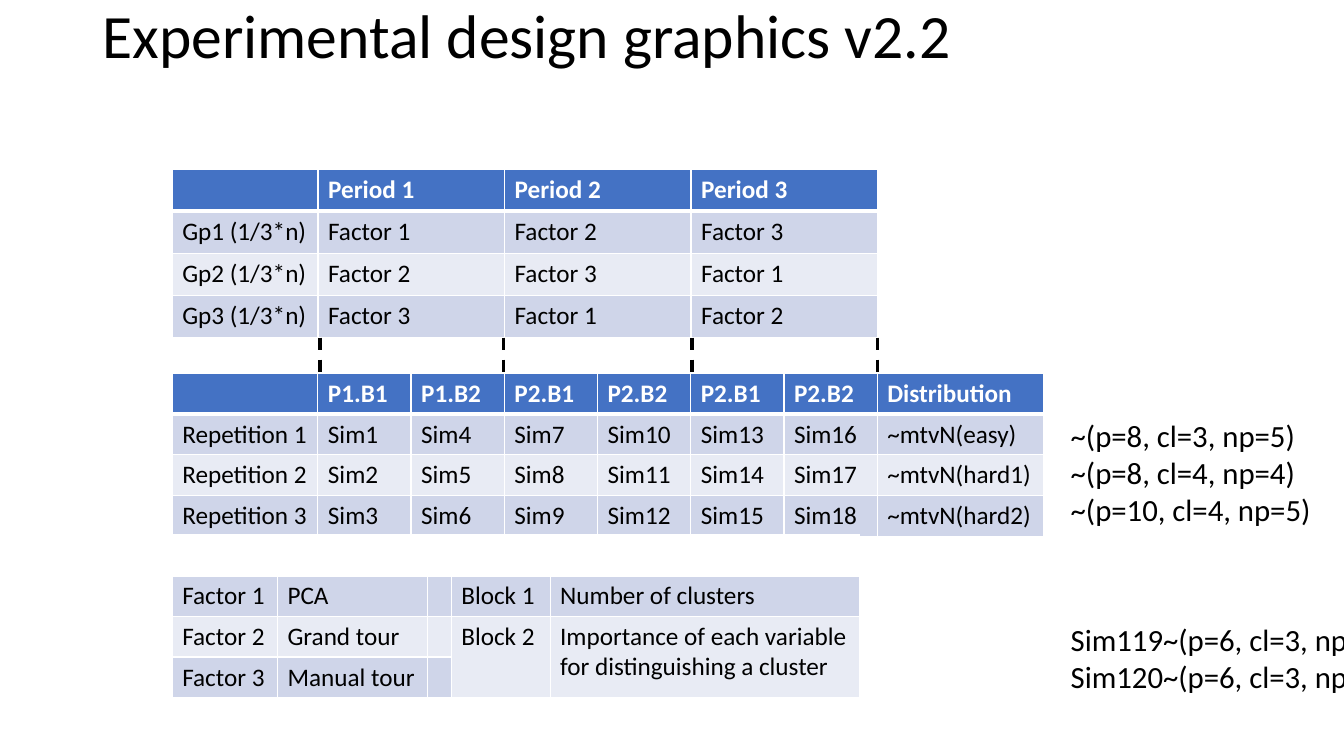
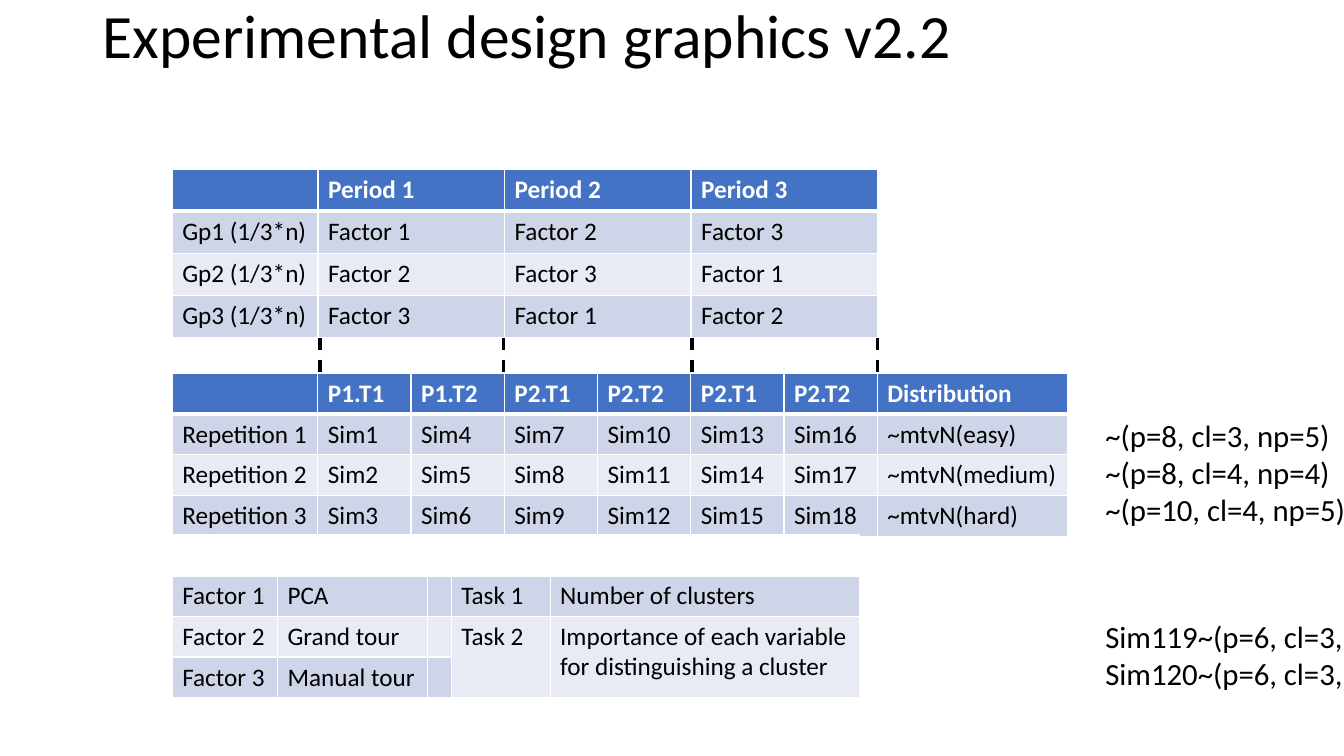
Before and after one commit to nspyrison/spinifex_study, a slide deck: slide 2 of paper/figures/Experimental design graphics.pptx (slide 3 before the commit). Drawn at 1344x756 pixels with LibreOffice and Linux fonts; fonts in the diff are those of the drawing. Boxes give left, top, right and bottom in pixels: in the first picture for what was removed or moved away, otherwise in the second. Text is boxed around its words. In the diff, an @@ line names an element or a change of style, - is before the commit and + after.

Commit message:
"rep" -> "block difficulty", changed images too.

```diff
--- a/paper/figures/Experimental design graphics.pptx
+++ b/paper/figures/Experimental design graphics.pptx
@@ table at (172,373,1071,534) @@
-row 1:  | P1.B1 | P1.B2 | P2.B1 | P2.B2 | P2.B1 | P2.B2 | Distribution
+row 1:  | P1.T1 | P1.T2 | P2.T1 | P2.T2 | P2.T1 | P2.T2 | Distribution
-row 3, column 8: ~mtvΝ(hard1)
+row 3, column 8: ~mtvΝ(medium)
-row 4, column 8: ~mtvN(hard2)
+row 4, column 8: ~mtvN(hard)
@@ table: place and size @@
-table at (172,373,1047,534)
+table at (172,373,1071,534)
@@ text "~(p=8, cl=3, np=5)": place and size @@
-text "~(p=8, cl=3, np=5)" at (1071,424,1310,526)
+text "~(p=8, cl=3, np=5)" at (1105,424,1344,526)
@@ table at (172,534,858,698) @@
-row 2, column 4: Block 1
+row 2, column 4: Task 1
-row 3, column 4: Block 2
+row 3, column 4: Task 2
@@ text "Sim119~(p=6, cl=3, np=2)" rewrapped from (1071,628,1344,693) to (1105,625,1343,690) @@
```
Also in this commit, not shown: 4 other slides changed, 4 other files.
